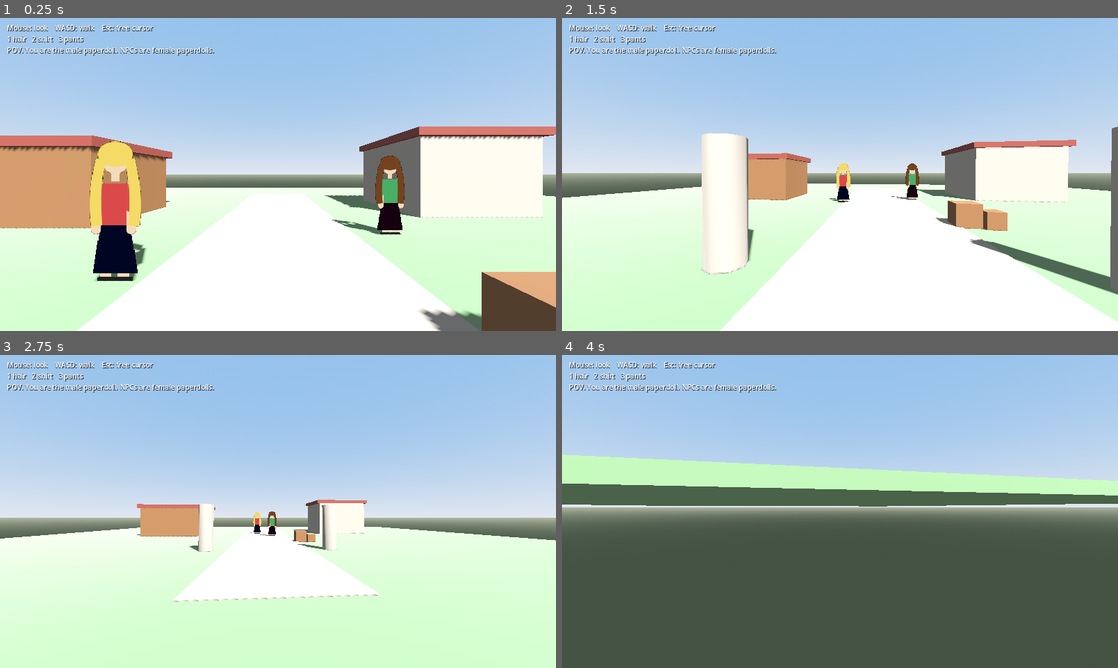
Above: before the commit, frames 1-4 (two rows, left to right).
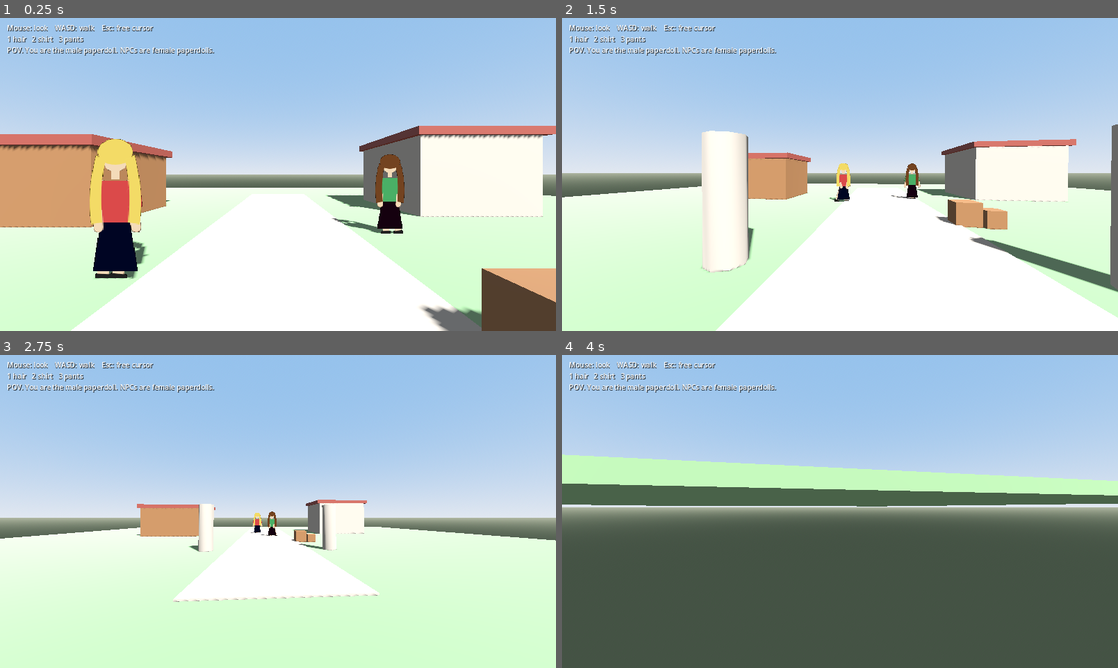
Above: after the commit, the same moments.

Repository: Fred4R/paperdoll-25d
Game: Godot game, scene res://scenes/main.tscn
The game is run twice, just before and just after one commit, with the same random seed, the same clock (stepped at 60 frames per second) and the same inputs.
Inputs (mouse positions are in pixels of both pictures, inside the frame that each line leads up to):
- Up to frame 1 (0.25 s): no input
- Up to frame 2 (1.5 s): move the mouse to (867, 174) at 0.52 s; hold W (move_forward) from 0.53 s (still down); tap 1 (cycle_hair) at 0.6 s; move the mouse to (812, 174) at 1.27 s; tap 3 (cycle_pants) at 1.35 s
- Up to frame 3 (2.75 s): keep holding W (move_forward); move the mouse to (289, 505) at 2.02 s; tap 2 (cycle_shirt) at 2.1 s
- Up to frame 4 (4 s): keep holding W (move_forward); move the mouse to (834, 517) at 2.77 s; tap 1 (cycle_hair) at 2.85 s; move the mouse to (878, 514) at 3.52 s; tap 3 (cycle_pants) at 3.6 s

The runs differ from the first frame. In frame 1, 3.2% of the frame differs, in the area x 0-100%, y 34-100%; in frame 2, 1.7%; in frame 3, less than 0.1%; in frame 4, less than 0.1%.

Commit message:
Drive the gait from movement and drop the path collision lip

Diff:
--- a/scenes/character_3d.tscn
+++ b/scenes/character_3d.tscn
@@ -10,6 +10,7 @@
 [node name="Character3D" type="CharacterBody3D"]
 collision_layer = 2
 collision_mask = 3
+floor_snap_length = 0.25
 script = ExtResource("1_script")
 
 [node name="CollisionShape3D" type="CollisionShape3D" parent="."]
--- a/scenes/main.tscn
+++ b/scenes/main.tscn
@@ -53,8 +53,8 @@
 material = SubResource("MatFloor")
 
 [node name="Path" type="CSGBox3D" parent="."]
-transform = Transform3D(1, 0, 0, 0, 1, 0, 0, 0, 1, 0, 0.01, 0)
-use_collision = true
+transform = Transform3D(1, 0, 0, 0, 1, 0, 0, 0, 1, 0, 0.02, 0)
+use_collision = false
 size = Vector3(4, 0.05, 24)
 material = SubResource("MatStone")
 
--- a/scripts/character_3d.gd
+++ b/scripts/character_3d.gd
@@ -20,12 +20,11 @@
 var _pitch := 0.0
 
 func _ready() -> void:
-	sprite.texture = viewport.get_texture()
+	# ViewportTexture is local to the scene and can be wrong before the root is ready.
+	call_deferred("_bind_viewport")
 	if paperdoll and paperdoll.has_method("set_look"):
 		paperdoll.set_look(hair_style, shirt_style, pants_style, female)
 	if is_player:
-		# Own billboard stays in the world (same system as NPCs) but is not drawn
-		# into this camera, or the Y-billboard fills the view.
 		sprite.layers = 2
 		camera.current = true
 		camera.cull_mask = camera.cull_mask & ~2
@@ -33,6 +32,9 @@
 	else:
 		camera.current = false
 		head.visible = false
+
+func _bind_viewport() -> void:
+	sprite.texture = viewport.get_texture()
 
 func _unhandled_input(event: InputEvent) -> void:
 	if not is_player:
@@ -92,6 +94,9 @@
 			sprite.flip_h = side < 0.0
 
 	_bob(delta, input_dir.length() > 0.05)
+	if paperdoll and paperdoll.has_method("drive"):
+		var planar := Vector2(velocity.x, velocity.z).length()
+		paperdoll.drive(planar, delta)
 
 var _bob_t := 0.0
 func _bob(delta: float, moving: bool) -> void:
